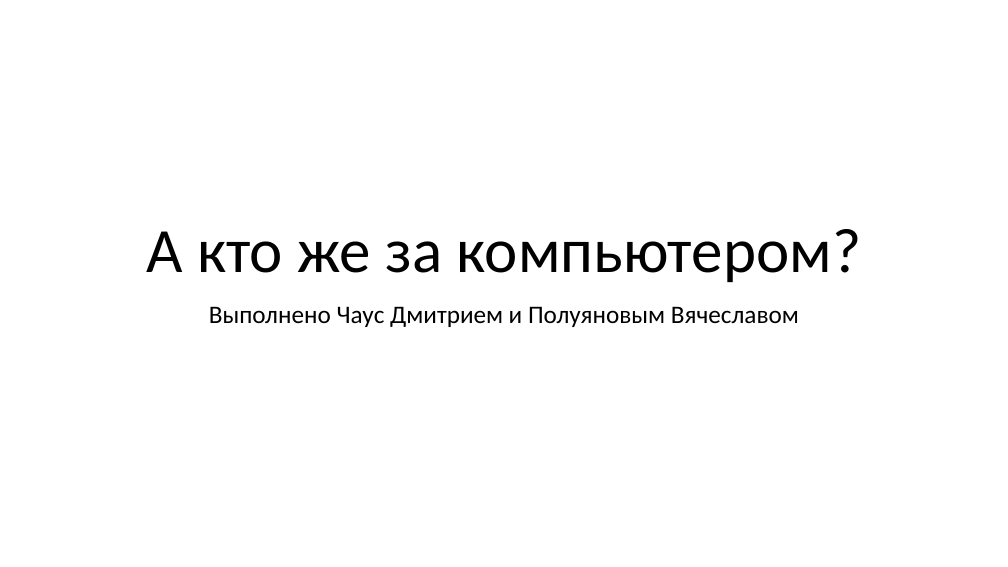
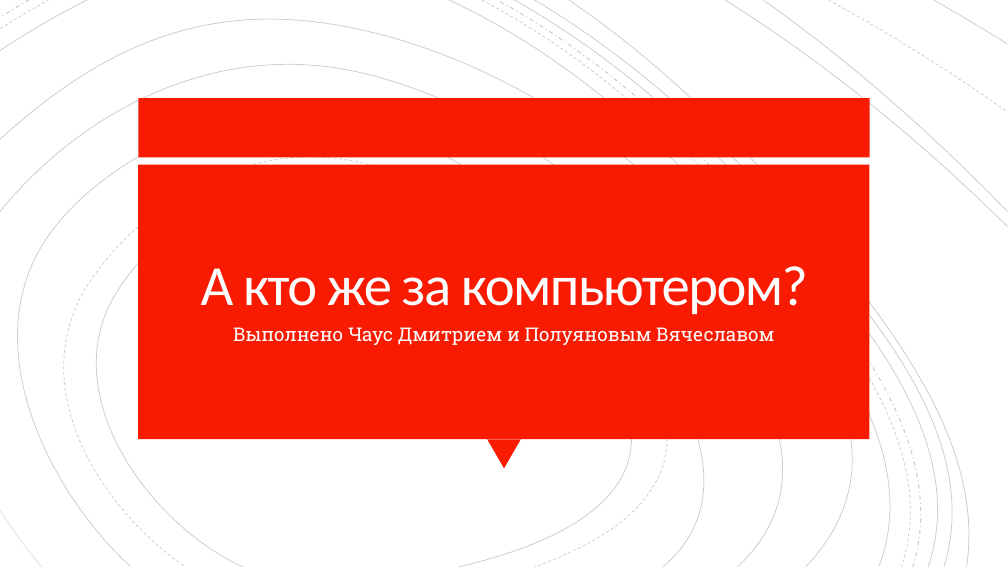
Before and after one commit to DmitriiChaus/-, a slide deck: slide 1 of А кто же за компьютером.pptx. Drawn at 1008x567 pixels with LibreOffice and Linux fonts; fonts in the diff are those of the drawing. Boxes give left, top, right and bottom in pixels: in the first picture for what was removed or moved away, otherwise in the second. Text is boxed around its words. In the diff, an @@ line names an element or a change of style, - is before the commit and + after.

```diff
--- a/А кто же за компьютером.pptx
+++ b/А кто же за компьютером.pptx
@@ group added at (x1=0, y1=0, x2=1008, y2=567): 19 freeform shapes @@
@@ rectangle added at (x1=138, y1=98, x2=870, y2=157), fill #F81B02 @@
@@ rectangle added at (x1=138, y1=165, x2=870, y2=439), fill #F81B02 @@
@@ title "А кто же за компьютером?" moved from (x1=146, y1=229, x2=862, y2=282) to (x1=201, y1=266, x2=808, y2=314) @@
@@ title "А кто же за компьютером?" at (x1=201, y1=266, x2=808, y2=314): size 60 to 54 pt, text colour #000000 to #FFFEFF, letter spacing 0 to -1.5 pt; line spacing 0.9 to 0.8 @@
@@ subtitle "Выполнено Чаус Дмитрием и Полуяновым ..." moved from (x1=209, y1=306, x2=799, y2=327) to (x1=233, y1=327, x2=774, y2=345) @@
@@ subtitle "Выполнено Чаус Дмитрием и Полуяновым ..." at (x1=233, y1=327, x2=774, y2=345): size 24 to 18 pt, font Calibri to Roboto Slab, text colour #000000 to #FFFEFF; line spacing 0.9 to 1 @@
@@ triangle added at (x1=487, y1=439, x2=521, y2=468), fill #F81B02 @@
```
Also in this commit, not shown: 3 slides added, 2 slides removed, 5 other files.
